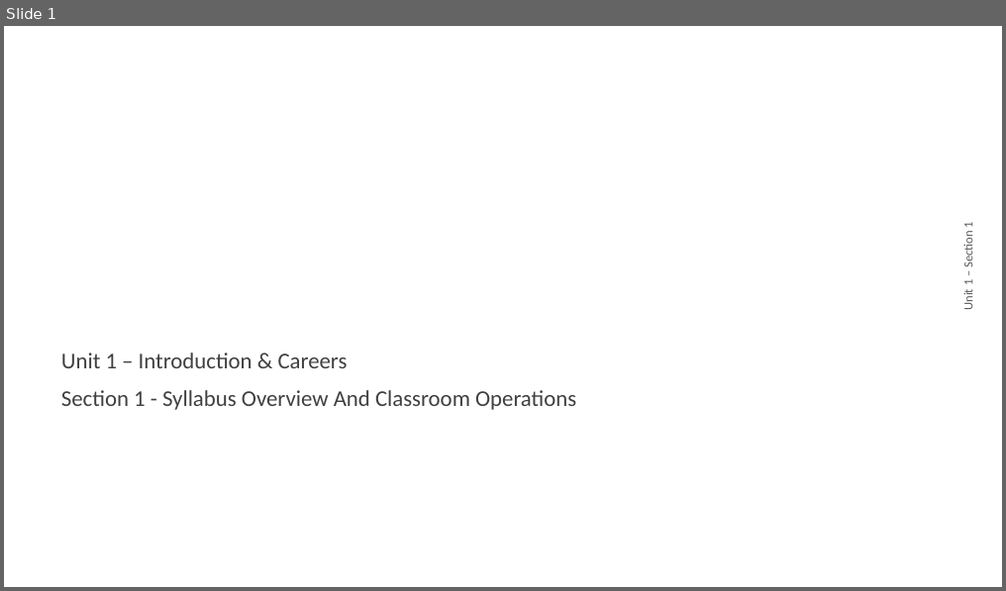
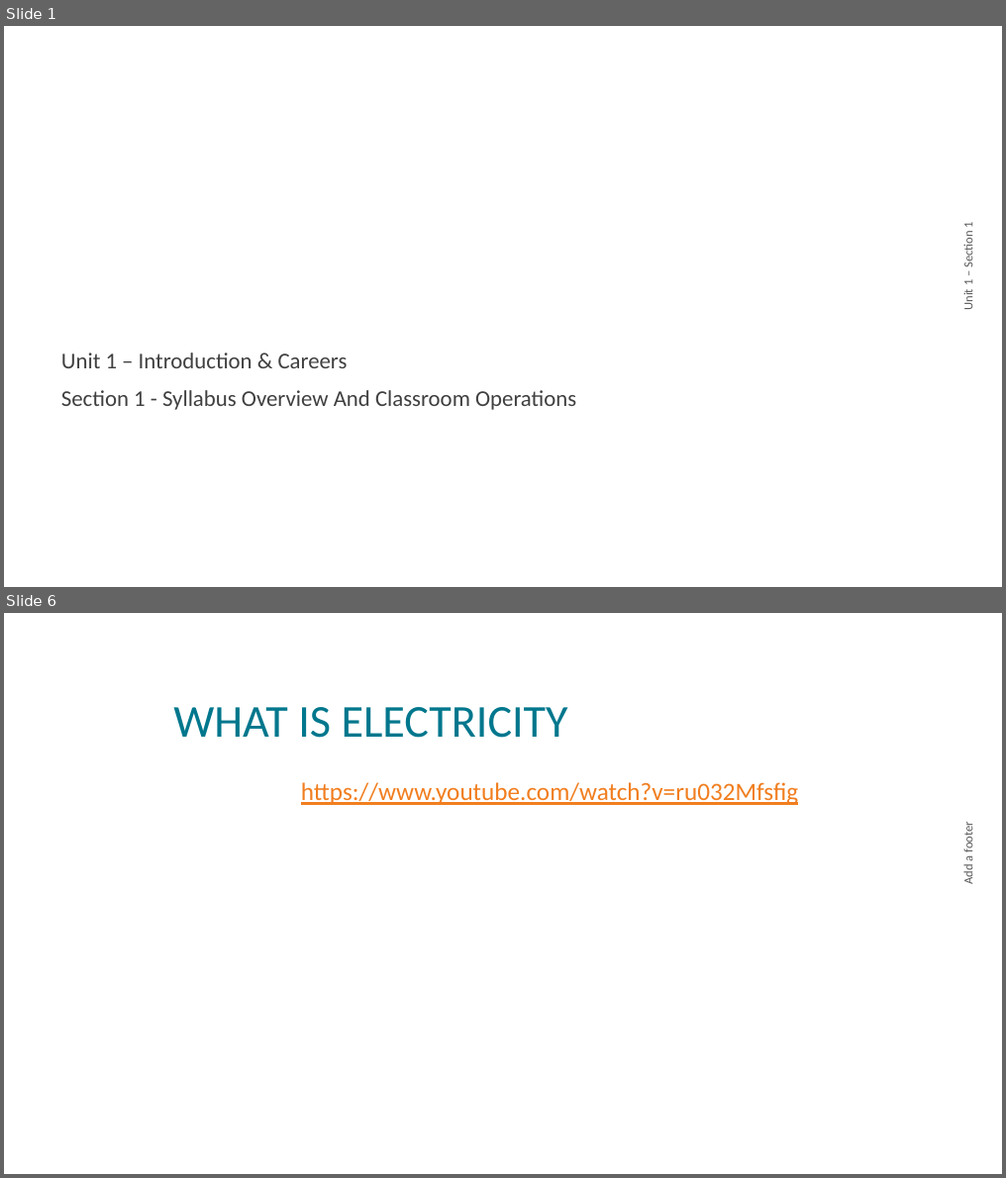
Before and after one commit to nickvertucci/Technology-Education-Curriculum, a slide deck: High School/Modern Electricity and Electronics/Unit 1 - Introduction & Design Process/Section 2 - Careers In Electricity and Electronics/Assets/Unit 1 - Section 1 - Careers.pptx. Shown one above the other, each under a label of ours: slide 1 before the commit, slides 1 and 6 after it; the slides between them are not shown. The pictures are 1006x591 and 1006x1178 pixels, drawn with LibreOffice and Linux fonts; fonts in the diff are those of the drawing; background and template pictures are left out. Boxes give left, top, right and bottom in pixels: in the first picture for what was removed or moved away, otherwise in the second. Text is boxed around its words. In the diff, an @@ line names an element or a change of style, - is before the commit and + after.

```diff
--- a/High School/Modern Electricity and Electronics/Unit 1 - Introduction & Design Process/Section 2 - Careers In Electricity and Electronics/Assets/Unit 1 - Section 1 - Careers.pptx
+++ b/High School/Modern Electricity and Electronics/Unit 1 - Introduction & Design Process/Section 2 - Careers In Electricity and Electronics/Assets/Unit 1 - Section 1 - Careers.pptx
@@ slide 6 added at [4,613,1002,1174], background picture (left out) @@
@@ title added at [173,707,568,738], 44 pt, text #00778D @@
+WHAT IS ELECTRICITY
@@ text added at [301,782,798,805], 24 pt, text #F17E1F, underline @@
+https://www.youtube.com/watch?v=ru032Mfsfig
@@ text added at [960,826,975,884], 12 pt, text #595959 @@
+Add a footer
```
Also in this commit, not shown: 2 slides changed, 2 other slides added, 2 slides removed.
